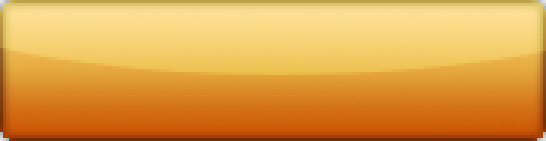
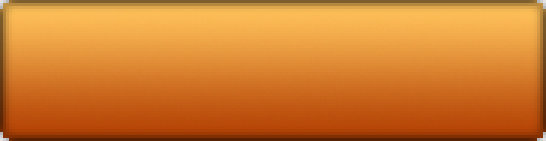
Layers edited between the first and the second 546x141 image:
hid "Layer 3", opacity 30% → 20% over bbox(0, 0, 546, 75)
hid "Layer 5" over bbox(0, 0, 546, 141)
